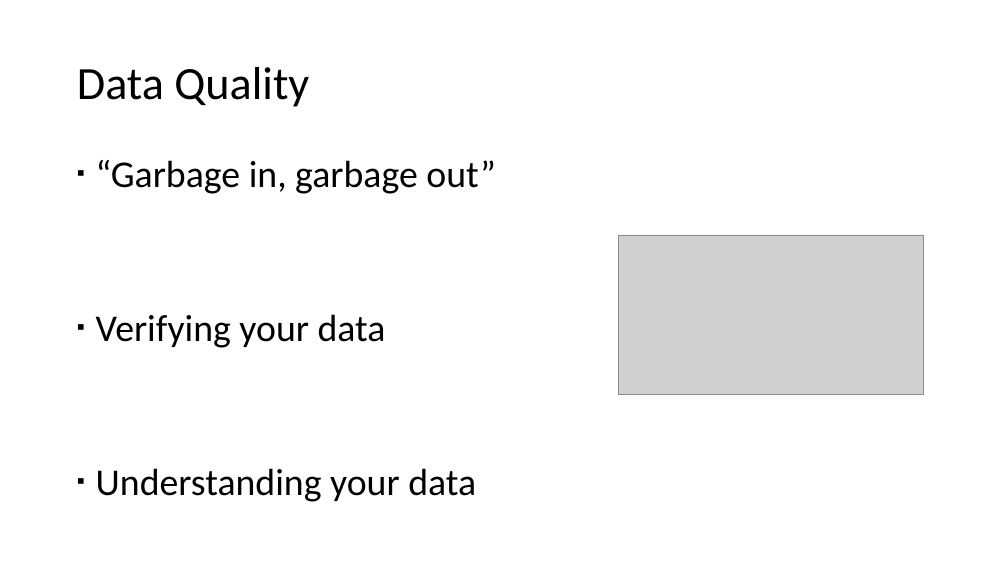
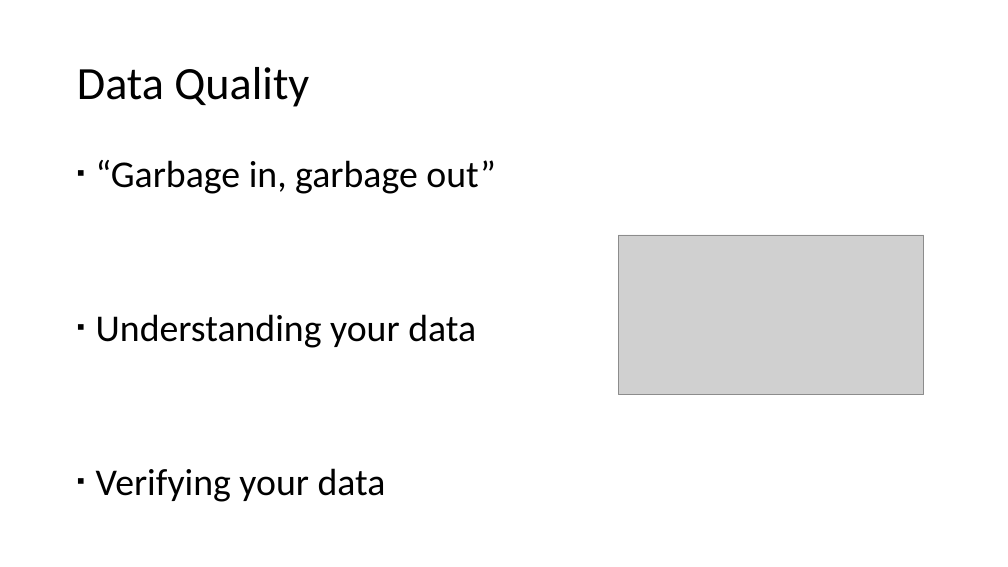
Before and after one commit to andy-j-block/census_income_predictions, a slide deck: slide 6 of slide_deck.pptx. Drawn at 1008x567 pixels with LibreOffice and Linux fonts; fonts in the diff are those of the drawing; grey boxes stand for pictures. Boxes give left, top, right and bottom in pixels: in the first picture for what was removed or moved away, otherwise in the second. Text is boxed around its words. In the diff, an @@ line names an element or a change of style, - is before the commit and + after.

```diff
--- a/slide_deck.pptx
+++ b/slide_deck.pptx
@@ text at (96, 314, 476, 348): paragraph added @@
+▪ Understanding your data
@@ text at (96, 468, 476, 502): paragraph removed @@
-▪ Understanding your data
```
Also in this commit, not shown: 3 other slides changed, 2 slides added, 1 slide removed.
